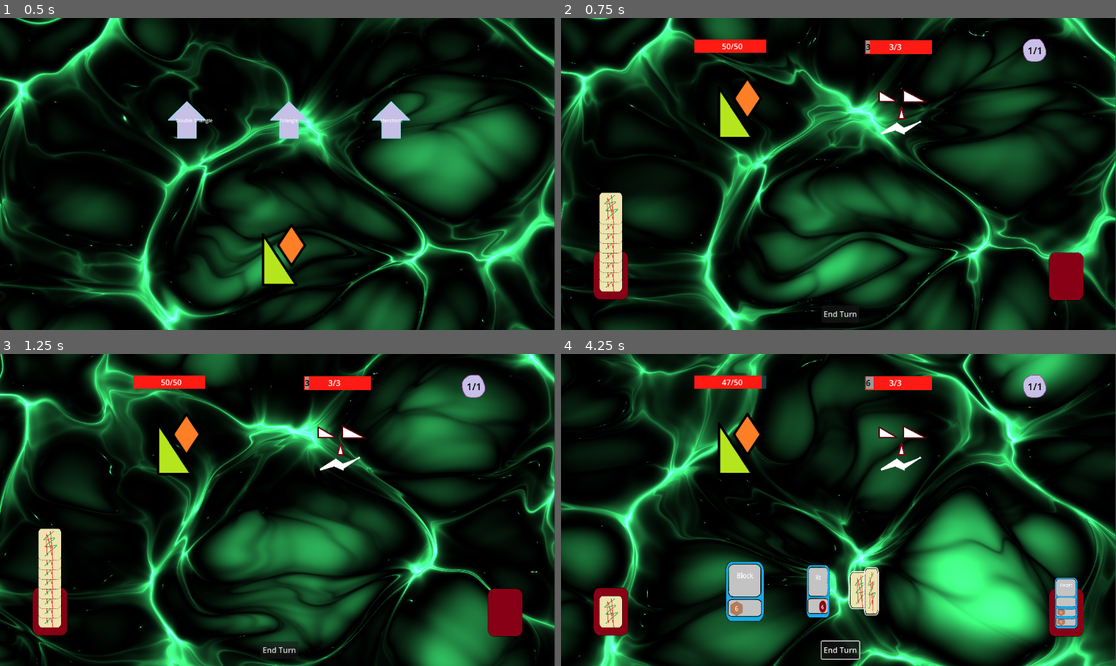
Above: before the commit, frames 1-4 (two rows, left to right).
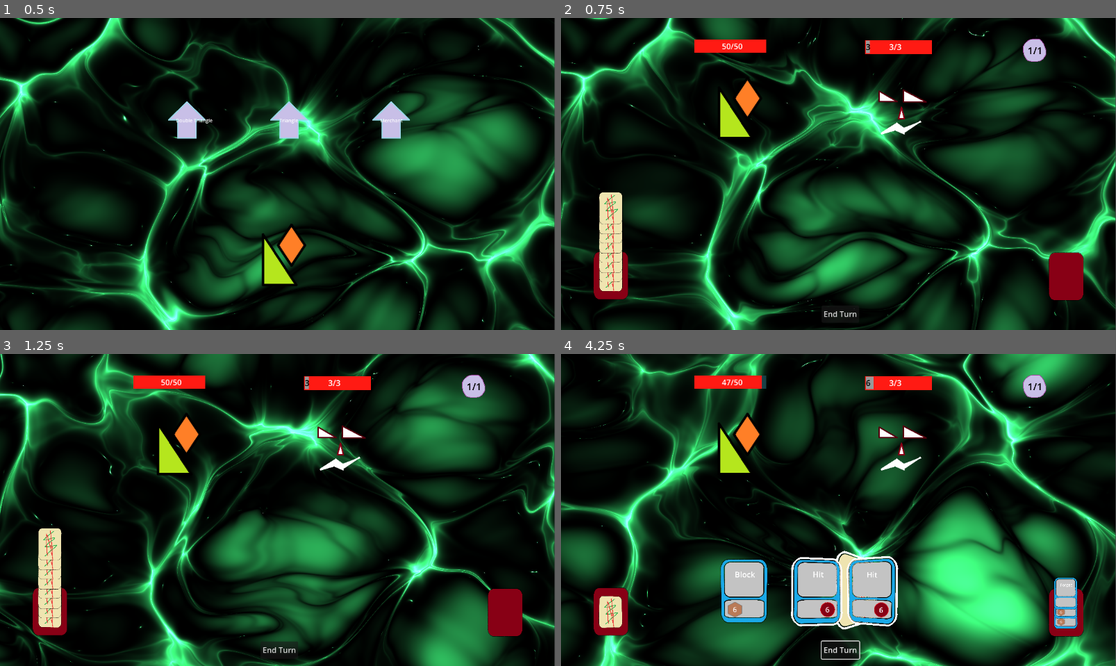
Above: after the commit, the same moments.

Repository: HartThomas/Roguelike-Ideas
Game: Godot game, scene res://main.tscn
Two runs of this game, one before a commit and one after it. Both use one fixed random seed, a clock stepped at 60 frames per second and the inputs below.
Inputs (mouse positions are in pixels of both pictures, inside the frame that each line leads up to):
- Up to frame 1 (0.5 s): no input
- Up to frame 2 (0.75 s): drag from (849, 120) to (894, 105) at 0.52 s
- Up to frame 3 (1.25 s): no input
- Up to frame 4 (4.25 s): click "End Turn" at 1.25 s; click "End Turn" at 2 s; click "End Turn" at 2.75 s; drag from (610, 612) to (838, 591) at 3.52 s

Frame 1 is identical in both runs. In frame 2, 0.1% of the frame differs, in the area x 6-12%, y 55-88%; in frame 3, 0.1%; in frame 4, 4.7%, in the area x 6-94%, y 63-89%.

Commit message:
Add combined shader to card

Diff:
--- /dev/null
+++ b/campaign_manager.gd
@@ -0,0 +1,50 @@
+extends Node
+
+var campaign_data = {
+	"stages": [
+		{
+			"name": "Forest of Trials",
+			"routes": [
+				{ "type": "friendly", "event": "Healer's Hut", "reward": "Heal 20 HP" },
+				{ "type": "enemy", "event": "Bandit Raid", "reward": "New Card" }
+			],
+			"boss": { "name": "Ancient Treant", "hp": 100, "attack": 15 },
+			"player_choice": null
+		},
+		{
+			"name": "Cursed Swamp",
+			"routes": [
+				{ "type": "friendly", "event": "Mystic Oracle", "reward": "Upgrade Card" },
+				{ "type": "enemy", "event": "Dark Cultists", "reward": "New Card" }
+			],
+			"boss": { "name": "Swamp Horror", "hp": 120, "attack": 20 },
+			"player_choice": null
+		},
+		{
+			"name": "Demon's Gate",
+			"routes": [
+				{ "type": "friendly", "event": "Ancient Library", "reward": "Draw 2 Extra Cards Next Fight" },
+				{ "type": "enemy", "event": "Infernal Knight", "reward": "Legendary Card" }
+			],
+			"boss": { "name": "Demon King", "hp": 150, "attack": 30 },
+			"player_choice": null
+		}
+	]
+}
+
+func save_campaign_progress():
+	var save_file = FileAccess.open("user://campaign_save.json", FileAccess.WRITE)
+	save_file.store_string(JSON.stringify(campaign_data))
+	save_file.close()
+
+func load_campaign_progress():
+	if FileAccess.file_exists("user://campaign_save.json"):
+		var save_file = FileAccess.open("user://campaign_save.json", FileAccess.READ)
+		var data = JSON.parse_string(save_file.get_as_text())
+		if data:
+			campaign_data = data
+		save_file.close()
+
+func select_route(stage_index, route_index):
+	campaign_data["stages"][stage_index]["player_choice"] = route_index
+	save_campaign_progress()
--- a/card.gd
+++ b/card.gd
@@ -3,6 +3,7 @@
 var mouse_offset :Vector2
 var delay = 0
 @export var card_info : Resource
+@export var hover_smoothness : float = 5.0
 signal clicked(input)
 signal released(input)
 signal add_to_deck(input)
@@ -14,6 +15,9 @@
 var face_up_texture = preload('res://art/card.png')
 var face_down_texture = preload("res://art/card back.png")
 var end_of_battle_selecting: bool = false
+var mouse_hovering :bool = false
+var target_hovering : float = 0.0
+var hovering : float = 0.0
 @onready var animation = $AnimationPlayer
 @onready var card: Area2D = $"."
 @onready var canvas_layer: Node2D = $BackBufferCopy/CanvasLayer
@@ -29,11 +33,15 @@
 func _ready() -> void:
 	damage.visible = false
 	shield.visible = false
-	var new_shader = load("res://shaders/blah.gdshader")
+	var new_shader = load("res://shaders/combined.gdshader")
 	var duplicated_shader = new_shader.duplicate()
-	canvas_layer.material = ShaderMaterial.new()
-	canvas_layer.material.set('shader', duplicated_shader)
-	canvas_layer.material.set('shader_parameter/width', 0)
+	sprite_2d.material = ShaderMaterial.new()
+	#duplicated_shader.set_shader_parameter("rand_seed", seed)
+	sprite_2d.material.set('shader', duplicated_shader)
+	sprite_2d.material.set('shader_parameter/width', 0)
+	var seed = randi() % 1000
+	sprite_2d.material.set('shader_parameter/rand_seed', seed)
+	#canvas_layer.material.set('shader_parameter/width', 0)
 
 func _process(delta: float) -> void:
 	if not is_dragging and self.has_meta("target_position") and self.get_meta("target_position") != self.position:
@@ -43,6 +51,16 @@
 			self.scale = Vector2(2,2)
 		else:
 			self.scale = Vector2(1,1)
+	var mouse_pos1 = get_global_mouse_position()
+	var shader = sprite_2d.get_material()
+	shader.set_shader_parameter('mouse_screen_pos',mouse_pos1)
+	if mouse_hovering:
+		target_hovering = 1.0
+	else:
+		target_hovering = 0.0
+
+	hovering = lerp(hovering, target_hovering, hover_smoothness * delta)
+	shader.set_shader_parameter("hovering", hovering)
 
 
 func _on_input_event(viewport: Node, event: InputEvent, shape_idx: int) -> void:
@@ -67,20 +85,38 @@
 func _on_mouse_entered() -> void:
 	if not temporary_instance:
 		mouseEntered.emit(self, true)
-	var shader = canvas_layer.get_material()
-	shader.set_shader_parameter('width', 2)
+	var shader = sprite_2d.get_material()
+	shader.set_shader_parameter('width', 20)
+	mouse_hovering  = true
 
 func _on_mouse_exited() -> void:
 	if not temporary_instance:
 		mouseEntered.emit(self, false)
-	var shader = canvas_layer.get_material()
+	var shader = sprite_2d.get_material()
 	shader.set_shader_parameter('width', 0)
+	mouse_hovering  = false
 
 func trigger_card_flip_animation()->void:
-	animation.play('flip')
+	var tween = get_tree().create_tween().set_trans(Tween.TRANS_SINE).set_ease(Tween.EASE_IN_OUT)
+	var shader_material = sprite_2d.get_material()
+	tween.tween_method(set_shader_param_for_flip_up, 0.0, 180.0, 0.5)
+
+func set_shader_param_for_flip_up(value):
+	var shader_material = sprite_2d.get_material()
+	shader_material.set_shader_parameter('y_rot', value)
+	if value >= 90.0 and !face_up:
+		card_flip()
 
 func trigger_card_flip_to_deck_animation()->void:
-	animation.play('flip_to_deck')
+	var tween = get_tree().create_tween().set_trans(Tween.TRANS_SINE).set_ease(Tween.EASE_IN_OUT)
+	var shader_material = sprite_2d.get_material()
+	tween.tween_method(set_shader_param_for_flip_down, 0.0, 180.0, 0.5)
+
+func set_shader_param_for_flip_down(value):
+	var shader_material = sprite_2d.get_material()
+	shader_material.set_shader_parameter('y_rot', value)
+	if value >= 90.0 and face_up:
+		card_flip()
 
 func card_flip() -> void:
 	face_up = !face_up
--- a/card.tscn
+++ b/card.tscn
@@ -1,8 +1,9 @@
-[gd_scene load_steps=11 format=3 uid="uid://48qfybefw3aa"]
+[gd_scene load_steps=13 format=3 uid="uid://48qfybefw3aa"]
 
 [ext_resource type="Texture2D" uid="uid://cn1gh045dv4k5" path="res://art/card back.png" id="1_4nbxh"]
 [ext_resource type="Script" path="res://card.gd" id="1_t3xw1"]
 [ext_resource type="Resource" uid="uid://b1jsm7umavvtr" path="res://resources/hit.tres" id="2_b2ymv"]
+[ext_resource type="Shader" path="res://shaders/combined.gdshader" id="3_g82jn"]
 [ext_resource type="Texture2D" uid="uid://clgrttyyuvr7e" path="res://art/damage.png" id="4_m3xde"]
 [ext_resource type="Texture2D" uid="uid://ci01gglxn7rpx" path="res://art/shield.png" id="5_icxvi"]
 
@@ -101,6 +102,21 @@
 "flip_to_deck": SubResource("Animation_4aoah")
 }
 
+[sub_resource type="ShaderMaterial" id="ShaderMaterial_u6qec"]
+shader = ExtResource("3_g82jn")
+shader_parameter/fov = 60.0
+shader_parameter/x_rot = 0.0
+shader_parameter/y_rot = 0.0
+shader_parameter/inset = 0.0
+shader_parameter/mouse_screen_pos = Vector2(0, 0)
+shader_parameter/hovering = null
+shader_parameter/rand_trans_power = 20.0
+shader_parameter/rand_seed = null
+shader_parameter/outline_color = Color(1, 1, 1, 1)
+shader_parameter/width = 10.0
+shader_parameter/pattern = 0
+shader_parameter/inside = false
+
 [node name="Card" type="Area2D"]
 script = ExtResource("1_t3xw1")
 card_info = ExtResource("2_b2ymv")
@@ -117,8 +133,10 @@
 [node name="BackBufferCopy" type="BackBufferCopy" parent="."]
 
 [node name="CanvasLayer" type="CanvasGroup" parent="BackBufferCopy"]
+use_mipmaps = true
 
 [node name="Sprite2D" type="Sprite2D" parent="BackBufferCopy/CanvasLayer"]
+material = SubResource("ShaderMaterial_u6qec")
 scale = Vector2(0.1, 0.1)
 texture = ExtResource("1_4nbxh")
 
--- a/project.godot
+++ b/project.godot
@@ -19,6 +19,7 @@
 
 BattleManager="*res://BattleManager.gd"
 when_played_dictionary="*res://dictionaries/when_played_dictionary.gd"
+CampaignManager="*res://campaign_manager.gd"
 
 [rendering]
 
--- a/shaders/card.gdshader
+++ b/shaders/card.gdshader
@@ -1,7 +1,4 @@
 shader_type canvas_item;
-
-
-
 // Camera FOV
 
 uniform float fov : hint_range(1, 179) = 90;
@@ -120,19 +117,11 @@
 	transformed_world_to_canvas_coordinates = (inverse(MODEL_MATRIX) * vec4(mouse_screen_pos, 0.0, 1.0) ).xy;
 
 	vec2 mouse_force = hovering * 0.5* (transformed_world_to_canvas_coordinates )/ length(region_rate/TEXTURE_PIXEL_SIZE) + rand_vec*0.05 *rand_trans_power;
-
-
-
 	float sin_b = sin(y_rot / 180.0 * PI + mouse_force.x);
-
 	float cos_b = cos(y_rot / 180.0 * PI + mouse_force.x);
-
 	float sin_c = sin(x_rot / 180.0 * PI + -mouse_force.y);
-
 	float cos_c = cos(x_rot / 180.0 * PI + -mouse_force.y);
 
-
-
 	inv_rot_mat;
 
 	inv_rot_mat[0][0] = cos_b;
@@ -171,7 +160,7 @@
 
 
 
-	VERTEX += (uv - 0.5) * 1.0*my_region_rate * t * (1.0 - inset);
+	VERTEX += (uv - 0.5) * 1.0* my_region_rate * t * (1.0 - inset);
 
 
 
--- /dev/null
+++ b/shaders/combined.gdshader
@@ -0,0 +1,103 @@
+shader_type canvas_item;
+
+uniform float fov : hint_range(1.0, 179.0) = 60.0;
+uniform float x_rot : hint_range(-180.0, 180.0) = 0.0;
+uniform float y_rot : hint_range(-180.0, 180.0) = 0.0;
+uniform float inset : hint_range(0.0, 1.0) = 0.0;
+
+uniform vec2 mouse_screen_pos = vec2(0.0, 0.0);
+uniform float hovering;
+uniform float rand_trans_power = 1.0;
+uniform float rand_seed;
+
+uniform vec4 outline_color : source_color = vec4(1.0);
+uniform float width : hint_range(0.0, 10.0) = 1.0;
+uniform int pattern : hint_range(0, 2) = 0; // 0=diamond, 1=circle, 2=square
+uniform bool inside = false;
+
+varying mat3 inv_rot_mat;
+varying vec2 pivot;
+varying vec2 region_rate;
+
+void vertex() {
+	vec2 my_region_rate = abs(VERTEX) * 2.0;
+	region_rate = TEXTURE_PIXEL_SIZE * my_region_rate;
+
+	if (VERTEX_ID == 0) pivot = UV;
+	else if (VERTEX_ID == 1) pivot = UV - vec2(0.0, region_rate.y);
+	else if (VERTEX_ID == 2) pivot = UV - vec2(region_rate.x, region_rate.y);
+	else if (VERTEX_ID == 3) pivot = UV - vec2(region_rate.x, 0.0);
+
+	float rand_angle = rand_trans_power * mod((TIME + rand_seed * 10.0) * (0.9 + mod(rand_seed, 1.0)), 2.0 * PI);
+	vec2 rand_vec = vec2(cos(rand_angle), sin(rand_angle));
+	vec2 canvas_mouse = (inverse(MODEL_MATRIX) * vec4(mouse_screen_pos, 0.0, 1.0)).xy;
+	vec2 mouse_force = hovering * 0.5 * (canvas_mouse) / length(region_rate / TEXTURE_PIXEL_SIZE) + rand_vec * 0.05 * rand_trans_power;
+
+	float sin_b = sin(y_rot / 180.0 * PI + mouse_force.x);
+	float cos_b = cos(y_rot / 180.0 * PI + mouse_force.x);
+	float sin_c = sin(x_rot / 180.0 * PI - mouse_force.y);
+	float cos_c = cos(x_rot / 180.0 * PI - mouse_force.y);
+
+	inv_rot_mat[0][0] = cos_b;
+	inv_rot_mat[0][1] = 0.0;
+	inv_rot_mat[0][2] = -sin_b;
+
+	inv_rot_mat[1][0] = sin_b * sin_c;
+	inv_rot_mat[1][1] = cos_c;
+	inv_rot_mat[1][2] = cos_b * sin_c;
+
+	inv_rot_mat[2][0] = sin_b * cos_c;
+	inv_rot_mat[2][1] = -sin_c;
+	inv_rot_mat[2][2] = cos_b * cos_c;
+
+	vec2 uv = (UV - pivot) / region_rate;
+	float t = tan(fov / 360.0 * PI);
+	VERTEX += (uv - 0.5) * my_region_rate * t * (1.0 - inset);
+}
+
+bool hasContraryNeighbour(vec2 uv, vec2 texel_size, sampler2D tex) {
+	for (float i = -ceil(width); i <= ceil(width); i++) {
+		float x = abs(i) > width ? width * sign(i) : i;
+		float offset;
+		if (pattern == 0) {
+			offset = width - abs(x); // diamond
+		} else if (pattern == 1) {
+			offset = floor(sqrt(pow(width + 0.5, 2.0) - x * x)); // circle
+		} else {
+			offset = width; // square
+		}
+		for (float j = -ceil(offset); j <= ceil(offset); j++) {
+			float y = abs(j) > offset ? offset * sign(j) : j;
+			vec2 neighbor_uv = uv + texel_size * vec2(x, y);
+			if ((neighbor_uv != clamp(neighbor_uv, vec2(0.0), vec2(1.0)) || texture(tex, neighbor_uv).a == 0.0) == inside) {
+				return true;
+			}
+		}
+	}
+	return false;
+}
+
+void fragment() {
+	vec2 uv = (UV - pivot) / region_rate;
+	float t = tan(radians(fov) / 2.0);
+
+	vec3 p = inv_rot_mat * vec3(uv - 0.5, 0.5 / t);
+	float v = (0.5 / t) + 0.5;
+	p.xy *= v * inv_rot_mat[2].z;
+	vec2 o = v * inv_rot_mat[2].xy;
+	uv = (p.xy / p.z) - o + 0.5;
+
+	if (uv.x < 0.0 || uv.x > 1.0 || uv.y < 0.0 || uv.y > 1.0) discard;
+
+	uv = pivot + uv * region_rate;
+	uv = clamp(uv, vec2(0.0), vec2(1.0));
+	vec4 tex_color = texture(TEXTURE, uv);
+
+	bool outline = hasContraryNeighbour(uv, TEXTURE_PIXEL_SIZE, TEXTURE);
+	if ((tex_color.a > 0.0) == inside && outline) {
+		tex_color.rgb = inside ? mix(tex_color.rgb, outline_color.rgb, outline_color.a) : outline_color.rgb;
+		tex_color.a += (1.0 - tex_color.a) * outline_color.a;
+	}
+
+	COLOR = tex_color;
+}
Not shown, changed: README.md
